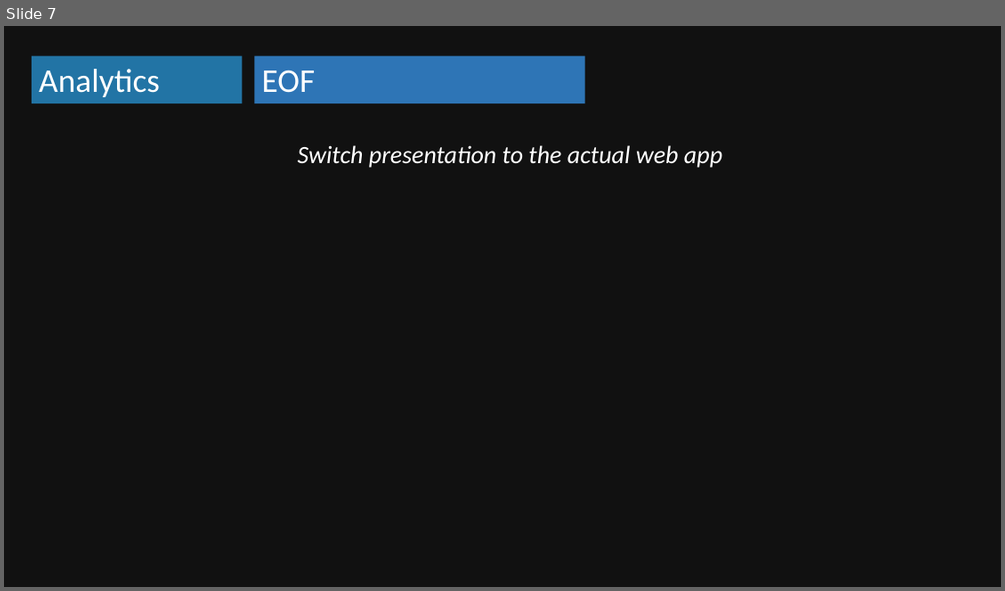
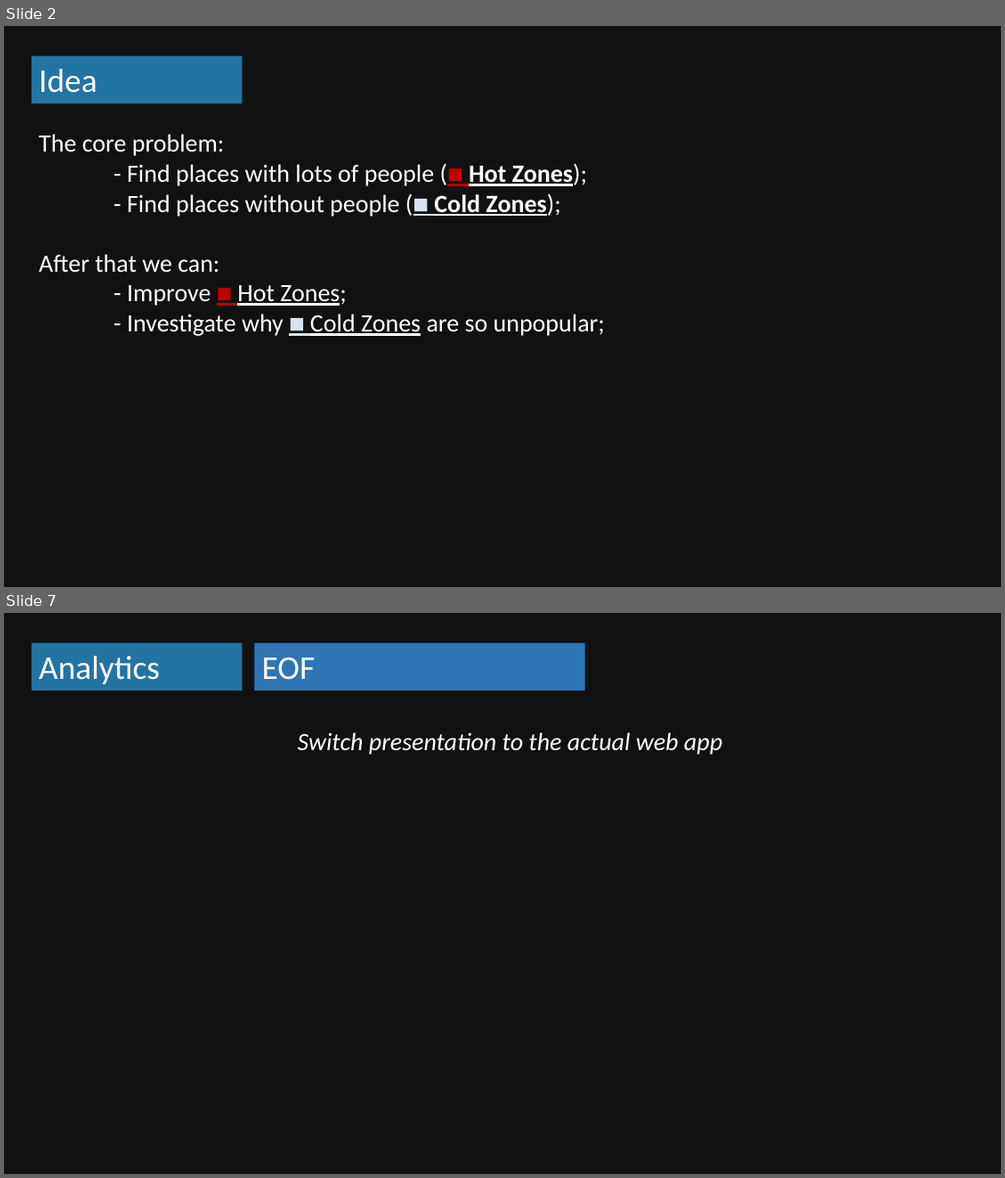
Before and after one commit to stainless-chief/h-izumo-navi, a slide deck: .presentation/analytics.pptx. Shown one above the other, each under a label of ours: slide 7 before the commit, slides 2 and 7 after it; the slides between them are not shown. The pictures are 1005x591 and 1005x1178 pixels, drawn with LibreOffice and Linux fonts; fonts in the diff are those of the drawing. Boxes give left, top, right and bottom in pixels: in the first picture for what was removed or moved away, otherwise in the second. Text is boxed around its words. In the diff, an @@ line names an element or a change of style, - is before the commit and + after.

```diff
--- a/.presentation/analytics.pptx
+++ b/.presentation/analytics.pptx
@@ slide 2 added at <box>4,26,1001,587</box>, background #111111 @@
@@ rectangle added at <box>32,56,243,103</box>, fill #2274A5, 32 pt, text #FFFFFF @@
+Idea
@@ text added at <box>39,134,605,336</box>, 24 pt, text #FFFFFF @@
+The core problem:
+- Find places with lots of people (◼ Hot Zones);
+- Find places without people (◼ Cold Zones);
+After that we can:
+- Improve ◼ Hot Zones;
+- Investigate why ◼ Cold Zones are so unpopular;
```
Also in this commit, not shown: 5 slides changed, 1 slide removed.
